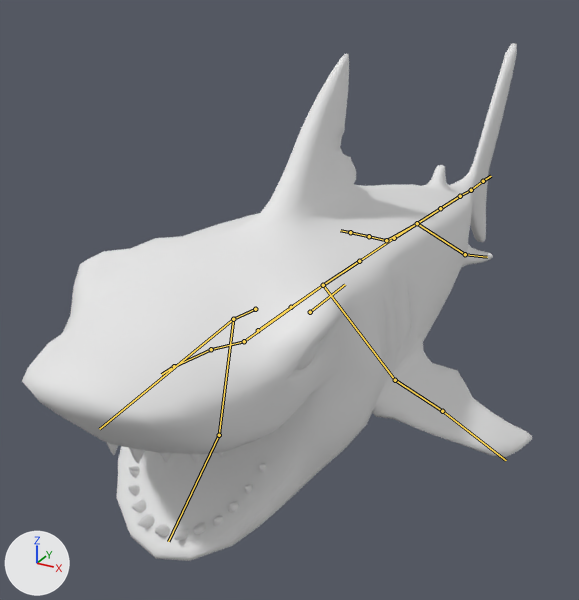
Before and after pictures for a commit that changed the Blender file rigs/shark/animation-shark-idle.blend.
Rendered twice from a camera (50 mm lens) standing at (1.78, -3.47, 1.78) and looking at (-0.41, 0.51, -0.21). Arrows for +X, +Y and +Z are at lower left; the lights stay in place. The older version comes first. The bones that change, and the others that lie on the model, are drawn over the model as lines.

The first picture shows 'Shark', 'Shark pieces'.
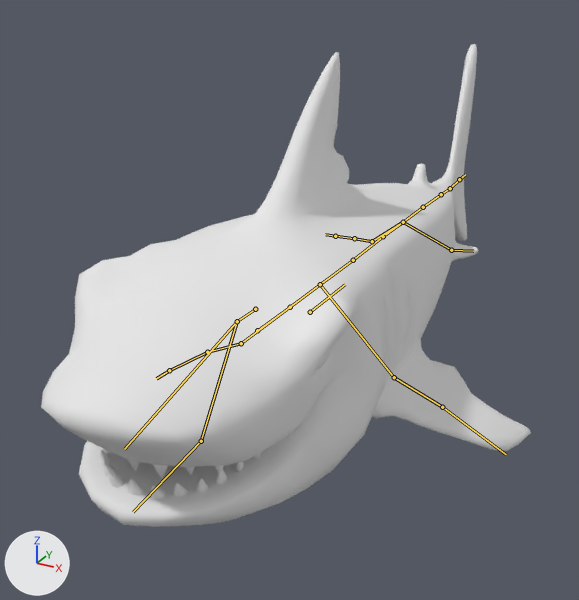
The newer file adds an action. The first version stands in its rest pose; the second is drawn at frame -24 of the action 'Idle'.

Where the change shows, as pixel boxes (x1, y1, x2, y2) in the pictures (579 x 600 px):
'Shark', posed (7% shorter)
    before: (22, 43, 532, 561)
    after: (41, 44, 531, 527)
'Shark pieces', posed
    before: (100, 343, 318, 541)
    after: (100, 350, 330, 499)
bone 'pelvis', root to tip
    before: (258, 330) to (291, 307)
    after: (257, 330) to (290, 307)
bone 'tail_1', root to tip
    before: (291, 307) to (323, 285)
    after: (290, 307) to (320, 284)
bone 'tail_2', root to tip
    before: (323, 285) to (359, 261)
    after: (320, 284) to (353, 260)
bone 'tail_3', root to tip
    before: (359, 261) to (394, 238)
    after: (353, 260) to (383, 236)
bone 'tail_6', root to tip
    before: (440, 208) to (460, 196)
    after: (423, 207) to (441, 194)
bone 'tail_7', root to tip
    before: (460, 196) to (471, 190)
    after: (441, 194) to (450, 188)
bone 'tail_8', root to tip
    before: (471, 190) to (483, 181)
    after: (450, 188) to (459, 179)
bone 'neck', root to tip
    before: (255, 309) to (233, 319)
    after: (255, 309) to (237, 321)
bone 'mouth_0', root to tip
    before: (233, 319) to (219, 435)
    after: (237, 321) to (201, 441)
bone 'mouth_1', root to tip
    before: (219, 435) to (168, 541)
    after: (201, 441) to (133, 512)

The edits, one by one:
Bone 'pelvis' (bone_pelvis) turns from (0, 0, 0) to (0, 0, 1) degrees about its own x, y and z.
Bone 'tail_1' (bone_tail_1) turns from (0, 0, 0) to (0, -1, 1) degrees about its own x, y and z.
Bone 'tail_2' (bone_tail_2) turns from (0, 0, 0) to (0, -1, 1) degrees about its own x, y and z.
Bone 'tail_3' (bone_tail_3) turns from (0, 0, 0) to (0, -1, 1) degrees about its own x, y and z.
Bone 'tail_6' (bone_tail_6) turns from (0, 0, 0) to (0, -1, -1) degrees about its own x, y and z.
Bone 'tail_7' (bone_tail_7) turns from (0, 0, 0) to (0, -1, 1) degrees about its own x, y and z.
Bone 'tail_8' (bone_tail_8) turns from (0, 0, 0) to (0, -1, 1) degrees about its own x, y and z.
Bone 'neck' (bone_neck) turns from (0, 0, 0) to (3, 1, -4) degrees about its own x, y and z.
Bone 'mouth_0' (bone_mouth_0) turns from (0, 0, 0) to (28, 0, 0) degrees about its own x, y and z.
Bone 'mouth_1' (bone_mouth_1) turns from (0, 0, 0) to (11, 0, 0) degrees about its own x, y and z.
